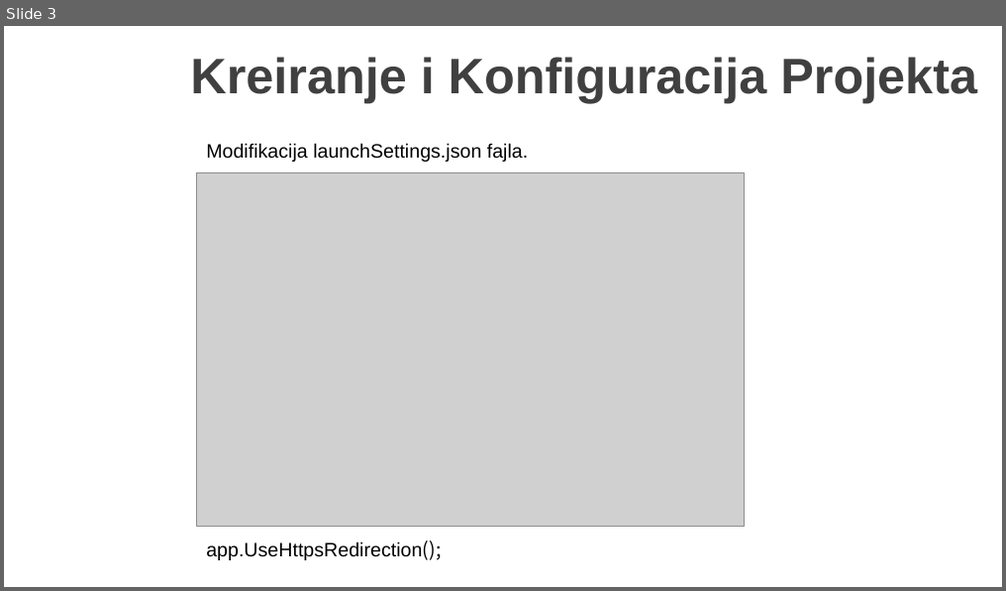
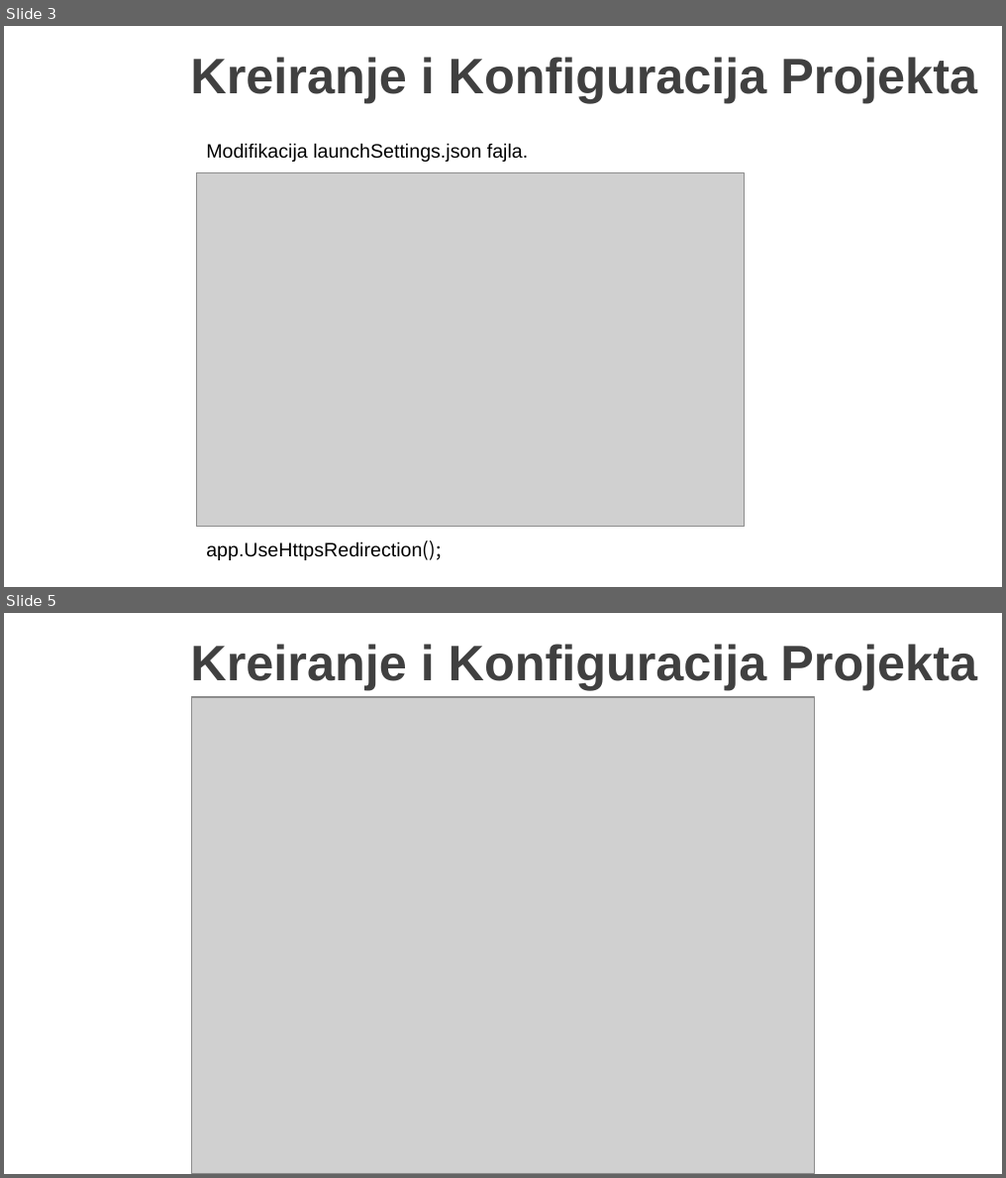
Before and after one commit to MarinkoSpasojevic/predavanje-netcore-angular, a slide deck: .NET Core i Angular Web Dev.pptx. Shown one above the other, each under a label of ours: slide 3 before the commit, slides 3 and 5 after it; the slides between them are not shown. The pictures are 1006x591 and 1006x1178 pixels, drawn with LibreOffice and Linux fonts; fonts in the diff are those of the drawing; grey boxes stand for pictures; background and template pictures are left out. Boxes give left, top, right and bottom in pixels: in the first picture for what was removed or moved away, otherwise in the second. Text is boxed around its words. In the diff, an @@ line names an element or a change of style, - is before the commit and + after.

```diff
--- a/.NET Core i Angular Web Dev.pptx
+++ b/.NET Core i Angular Web Dev.pptx
@@ slide 5 added at <box>4,613,1002,1174</box>, background picture (left out) @@
@@ title added at <box>190,644,977,690</box>, 36 pt, text #404040, bold @@
+Kreiranje i Konfiguracija Projekta
@@ picture added at <box>192,697,814,1173</box> @@
```
Also in this commit, not shown: 10 other slides added, 22 other files.
